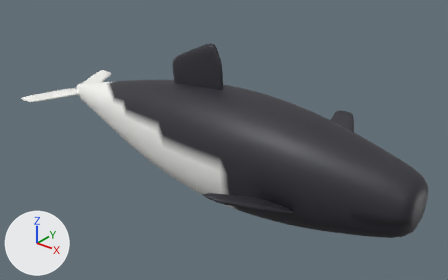
One commit to the glTF model public/models/dalls_porpoise.glb: the scene before it, then after it.
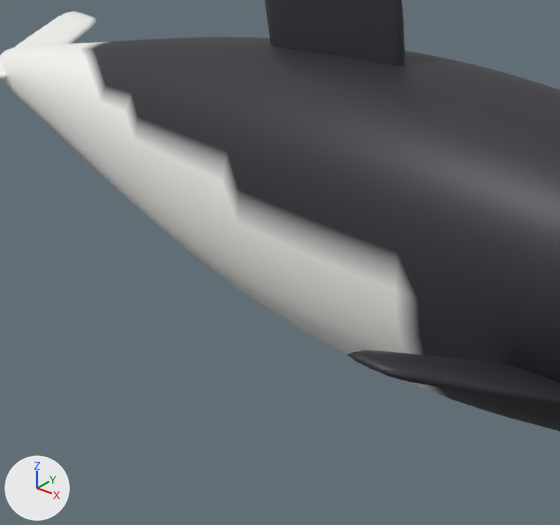
Each version is shown whole from a 50 mm lens placed at (1.67, -2.04, 1.26), pointed at (0.03, 0.02, -0.01), then close up on the part from 17% to 62% of the width and 24% to 92% of the height. Lighting does not change. The marker at lower left points along +X, +Y and +Z. The last two pictures show the newer version.

Objects in the first close-up: 'dalls_porpoise'.
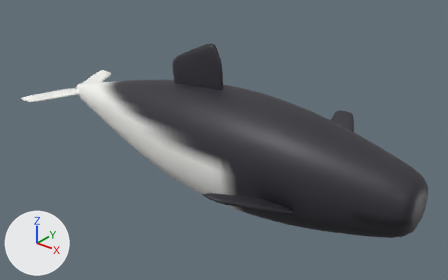
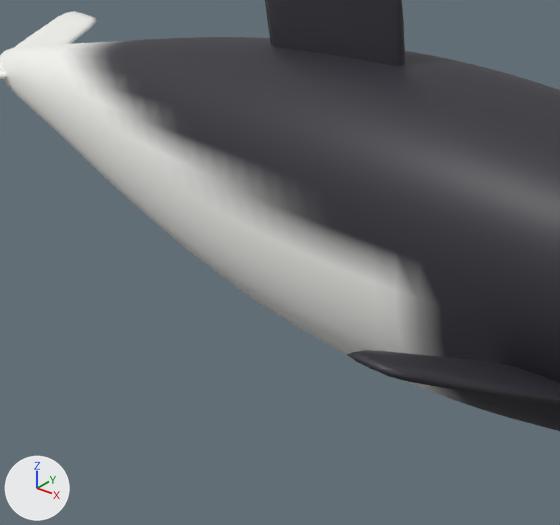
The edits, one by one:
me_dalls_porpoise has 2366 vertices, 4700 faces and spans x -1.13..1.0, y -0.52..0.52, z -0.29..0.45.
me_dalls_porpoise is used by ob_dalls_porpoise; location (0.0, 0.0, 0.0).
me_dalls_porpoise part 1: 105 faces centred in x -0.82..0.2, y -0.25..0.25, z -0.28..0.09 are repainted in the vertex colours; the middle colour goes from white #f7f7f3 to white #eeeeeb.
me_dalls_porpoise part 2: 79 faces centred in x -0.67..0.29, y -0.24..0.24, z -0.28..0.13 are repainted in the vertex colours; the middle colour goes from dark grey #303038 to dark grey #626264.
me_dalls_porpoise part 3: 92 faces centred in x -0.71..0.28, y -0.25..0.24, z -0.28..0.11 are repainted in the vertex colours; the middle colour goes from dark grey #303038 to grey #9d9d9c.
me_dalls_porpoise part 4: 63 faces centred in x -0.73..0.23, y -0.25..0.25, z -0.28..0.1 are repainted in the vertex colours; the middle colour goes from white #f7f7f3 to light grey #cfcfcc.

Location of each change, (x1, y1, x2, y2) in pixels of the close-ups (560 x 525 px):
part 1 of me_dalls_porpoise, edited (looks the same): (50, 42, 429, 391) in both
part 2 of me_dalls_porpoise, recoloured: (97, 41, 465, 402) in both
part 3 of me_dalls_porpoise, recoloured: (85, 41, 465, 404) in both
part 4 of me_dalls_porpoise, recoloured: (79, 42, 448, 398) in both
